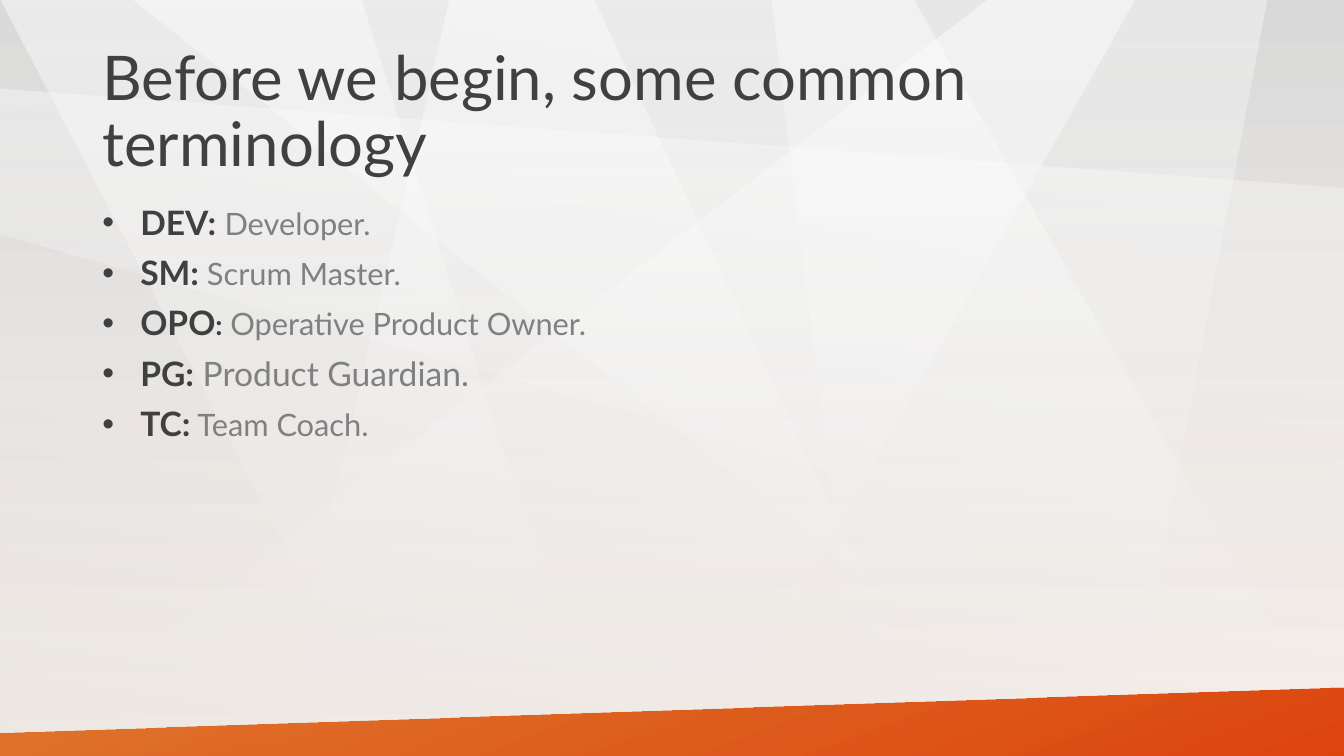
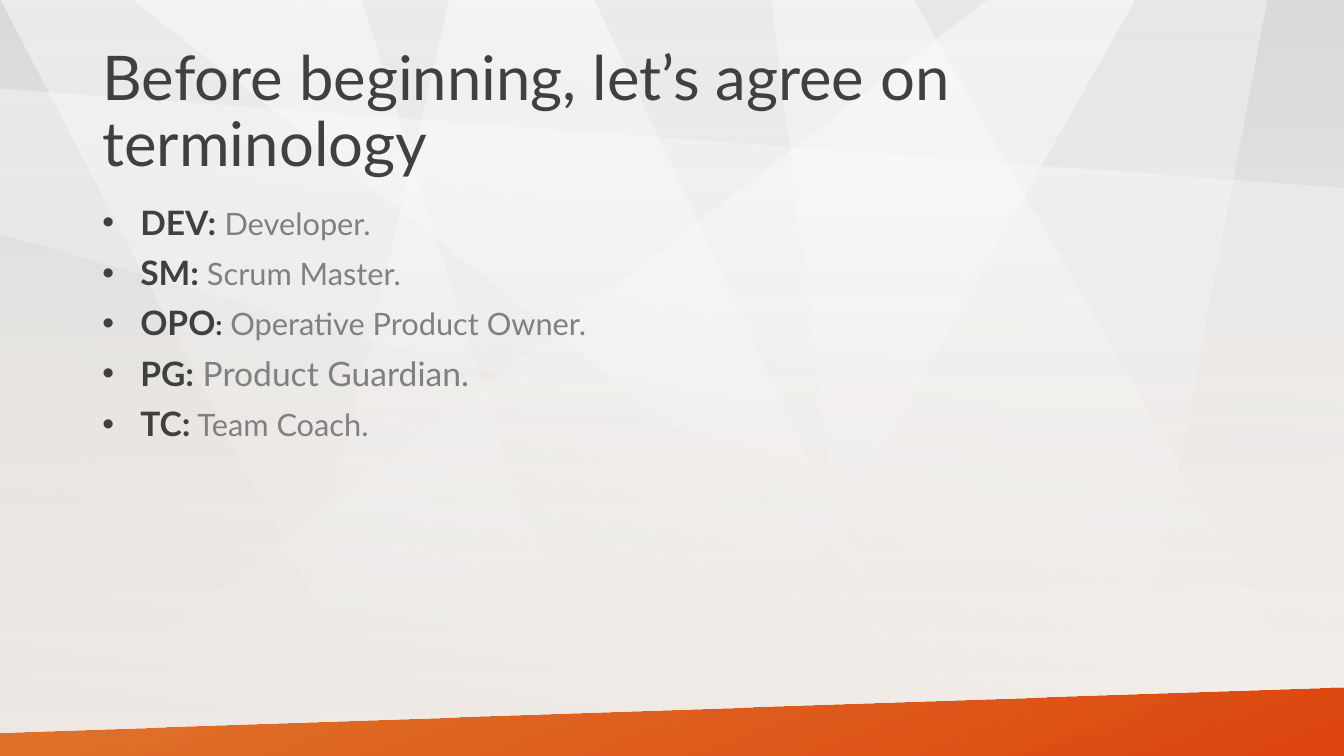
Before and after one commit to stoyicker/thesis-tex, a slide deck: slide 4 of Presentation material/ericsson_presentation.pptx. Drawn at 1344x756 pixels with LibreOffice and Linux fonts; fonts in the diff are those of the drawing. Boxes give left, top, right and bottom in pixels: in the first picture for what was removed or moved away, otherwise in the second. Text is boxed around its words. In the diff, an @@ line names an element or a change of style, - is before the commit and + after.

```diff
--- a/Presentation material/ericsson_presentation.pptx
+++ b/Presentation material/ericsson_presentation.pptx
@@ title at bbox=[102, 53, 949, 177]: text changed @@
-Before we begin, some common terminology
+Before beginning, let’s agree on terminology
```
Also in this commit, not shown: 3 other slides changed, 5 slides added, 1 other file.
